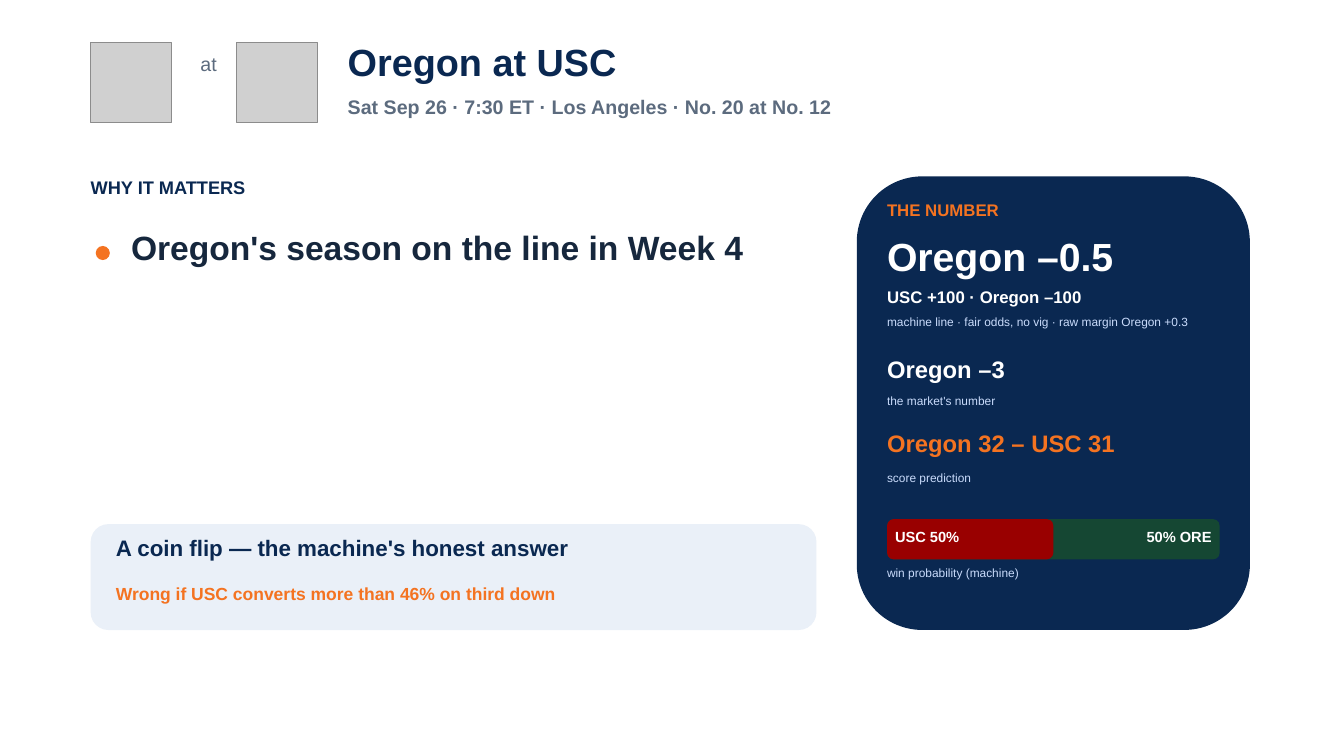
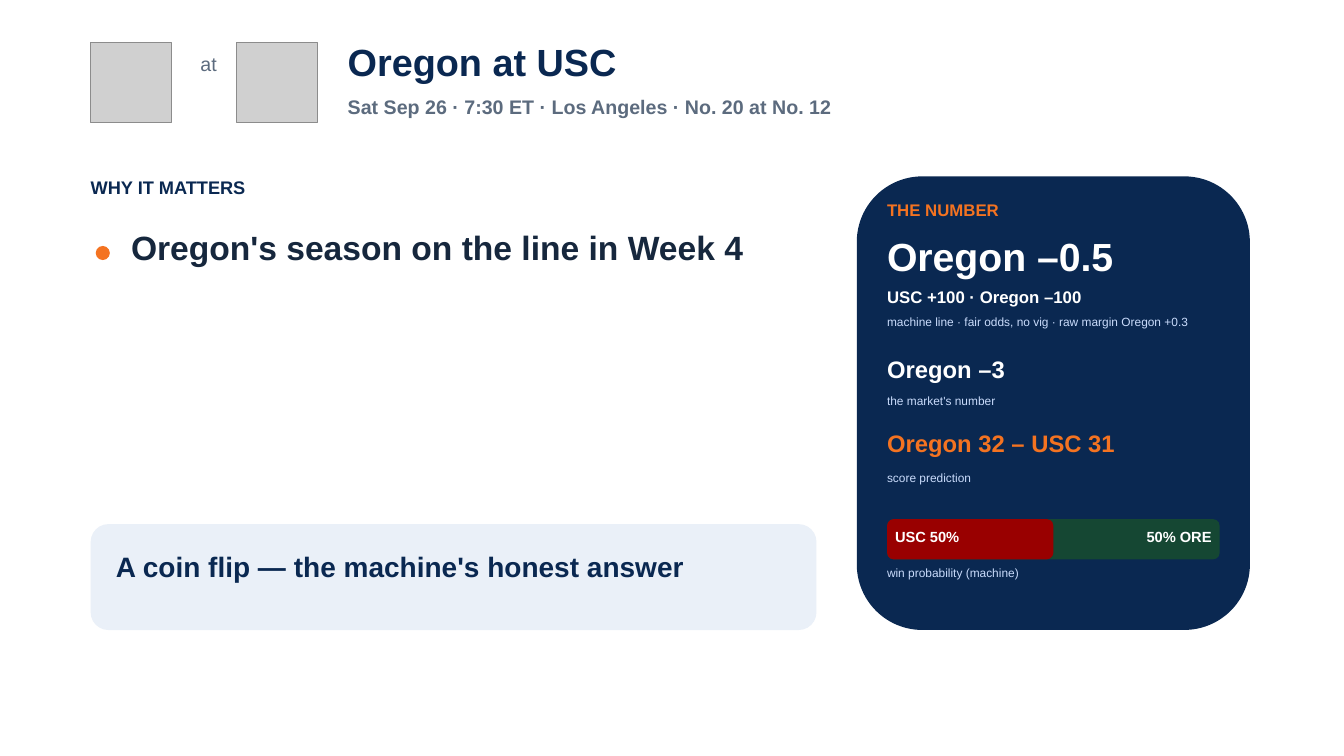
Before and after one commit to lucasalvarezflorida-lab/ncaa-fbs-analytics, a slide deck: slide 15 of decks/2026_Week4_Episode5.pptx. Drawn at 1344x756 pixels with LibreOffice and Linux fonts; fonts in the diff are those of the drawing; grey boxes stand for pictures. Boxes give left, top, right and bottom in pixels: in the first picture for what was removed or moved away, otherwise in the second. Text is boxed around its words. In the diff, an @@ line names an element or a change of style, - is before the commit and + after.

```diff
--- a/decks/2026_Week4_Episode5.pptx
+++ b/decks/2026_Week4_Episode5.pptx
@@ text "A coin flip — the ...": place and size @@
-text "A coin flip — the ..." at [116,539,568,561]
+text "A coin flip — the ..." at [116,556,684,582]
@@ text "A coin flip — the ..." at [116,556,684,582]: size 16 to 20 pt @@
@@ text removed at [116,587,556,604] @@
-Wrong if USC converts more than 46% on third down
```
Also in this commit, not shown: 4 other slides changed, 1 other file.
